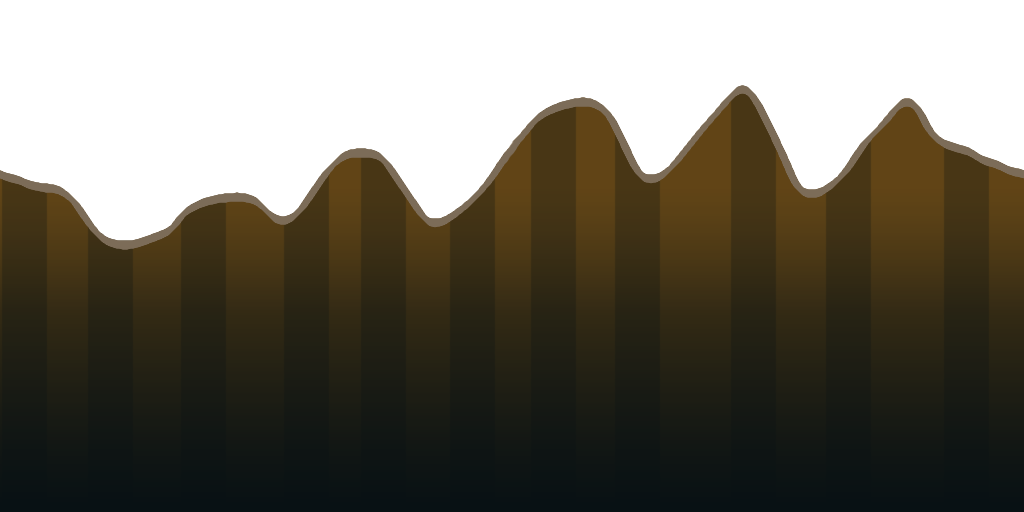
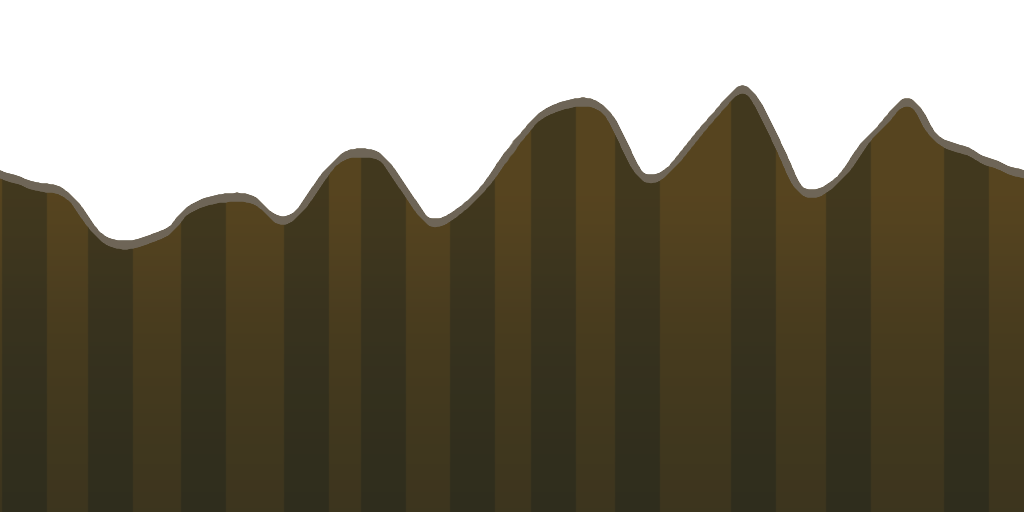
Revision of a layered 1024 x 512 image; what changed, layer by layer:
"Color Fill 7": opacity 25% → 37% over box(0, 85, 1024, 512)
"Gradient Fill 1": opacity 100% → 34% over box(0, 85, 1024, 512)
